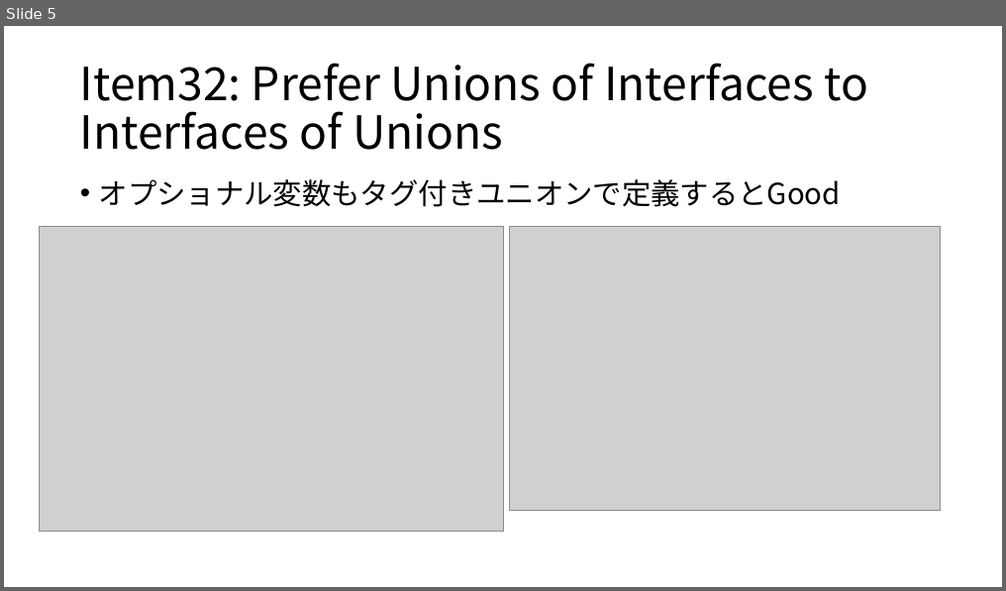
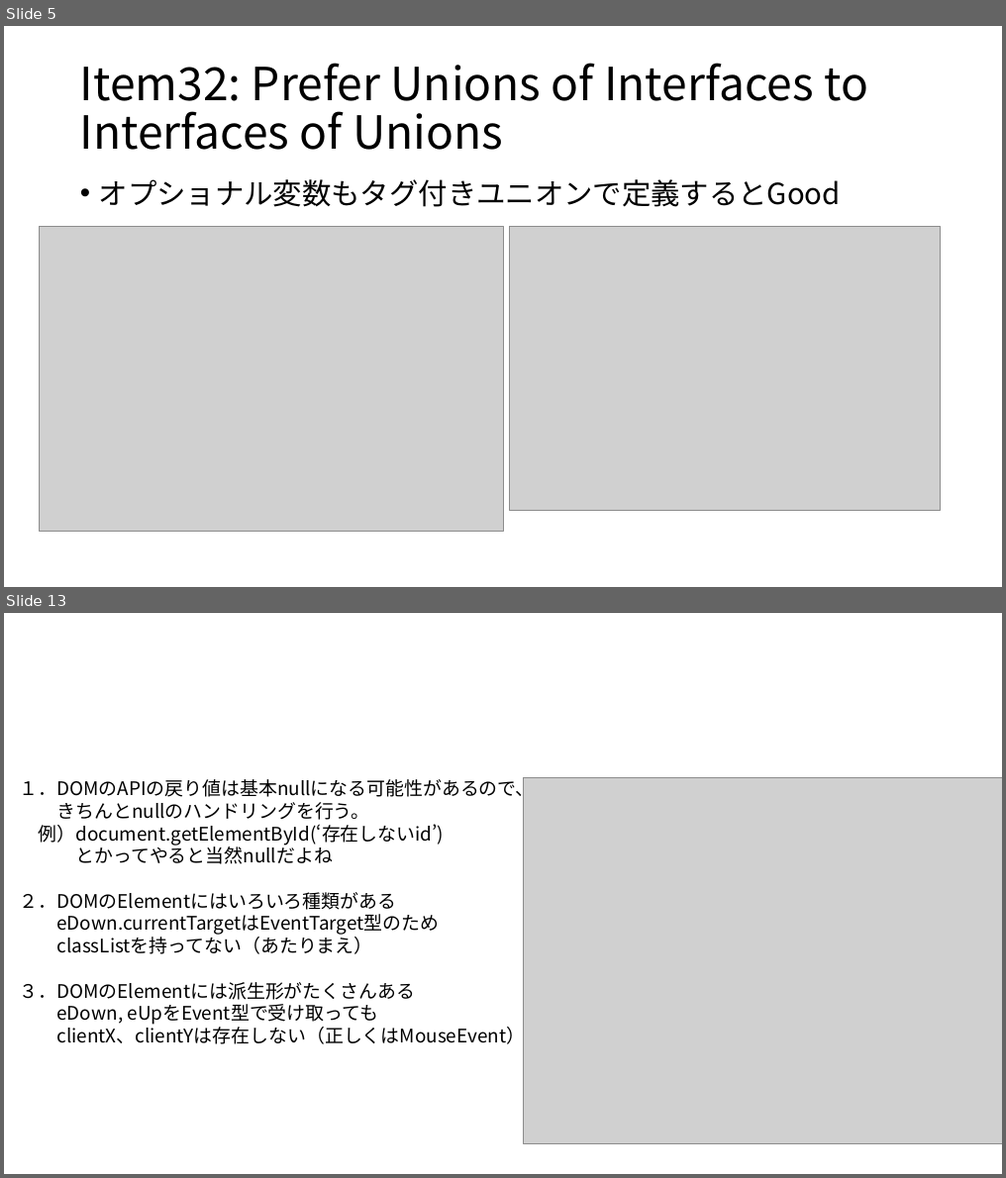
Before and after one commit to tomoyanp/document, a slide deck: 勉強会2.pptx. Shown one above the other, each under a label of ours: slide 5 before the commit, slides 5 and 13 after it; the slides between them are not shown. The pictures are 1006x591 and 1006x1178 pixels, drawn with LibreOffice and Linux fonts; fonts in the diff are those of the drawing; grey boxes stand for pictures. Boxes give left, top, right and bottom in pixels: in the first picture for what was removed or moved away, otherwise in the second. Text is boxed around its words. In the diff, an @@ line names an element or a change of style, - is before the commit and + after.

```diff
--- a/勉強会2.pptx
+++ b/勉強会2.pptx
@@ slide 13 added at (x1=4, y1=613, x2=1002, y2=1174), background #FFFFFF @@
@@ text added at (x1=20, y1=777, x2=535, y2=1048), 18 pt, text #000000 @@
+１．DOMのAPIの戻り値は基本nullになる可能性があるので、
+きちんとnullのハンドリングを行う。
+例）document.getElementById(‘存在しないid’)
+とかってやると当然nullだよね
+２．DOMのElementにはいろいろ種類がある
+eDown.currentTargetはEventTarget型のため
+classListを持ってない（あたりまえ）
+３．DOMのElementには派生形がたくさんある
+eDown, eUpをEvent型で受け取っても
+clientX、clientYは存在しない（正しくはMouseEvent）
@@ picture added at (x1=524, y1=777, x2=1002, y2=1144) @@
```
Also in this commit, not shown: 8 other slides added.
